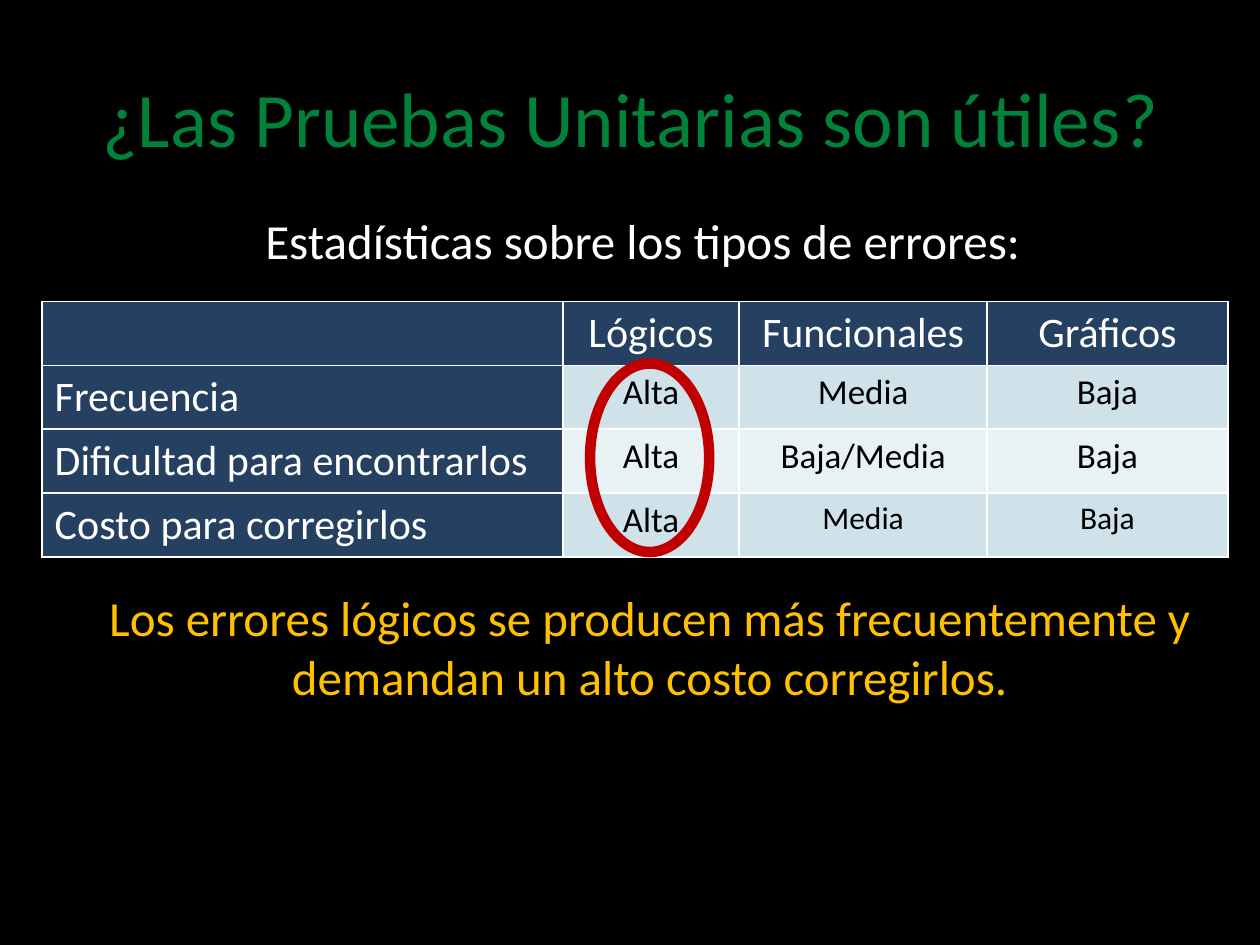
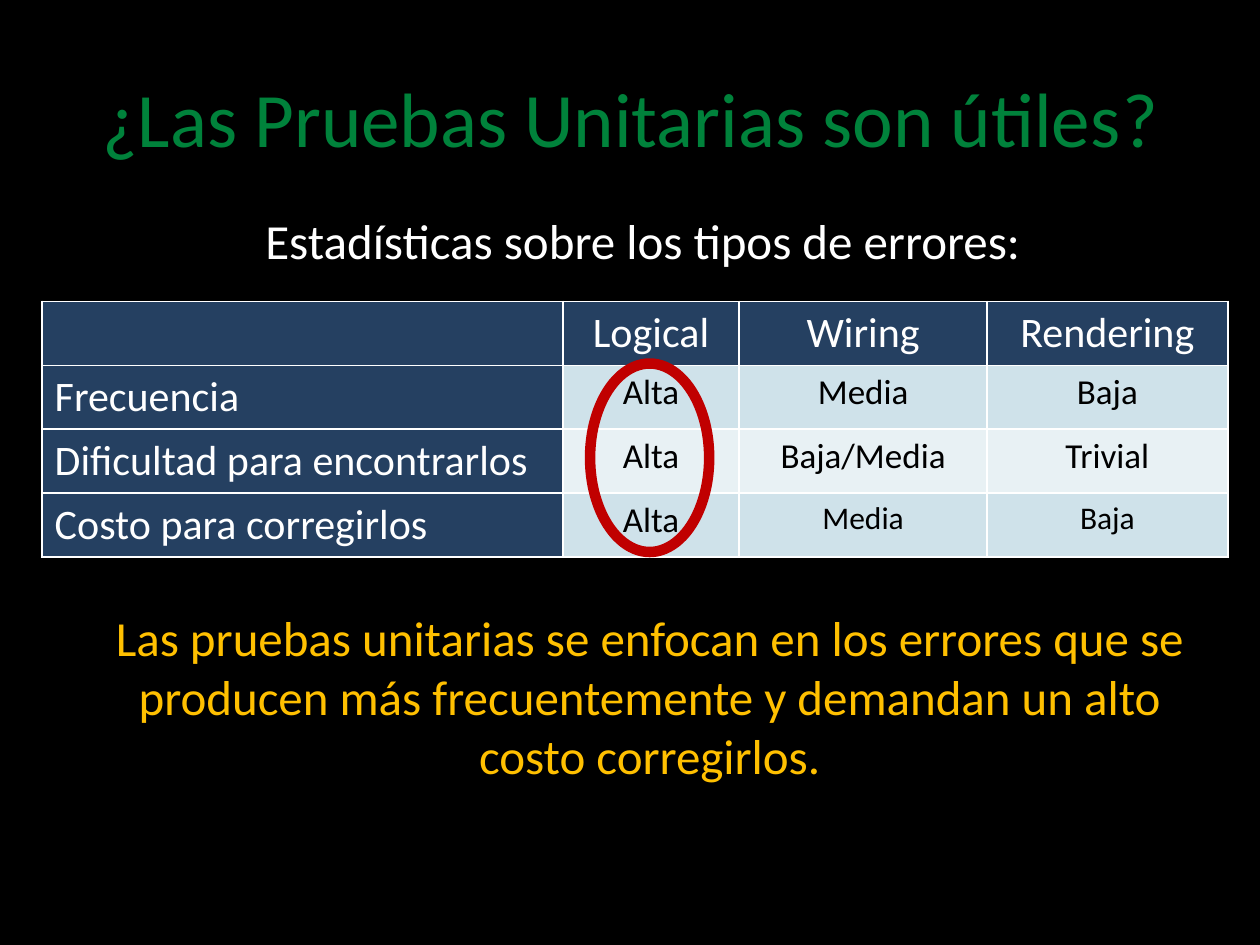
Before and after one commit to angelnunezsalazar/Test-Automation-Java, a slide deck: slide 30 of Diapositivas/1. Unit Testing.pptx (slide 28 before the commit). Drawn at 1260x945 pixels with LibreOffice and Linux fonts; fonts in the diff are those of the drawing; background and template pictures are left out. Boxes give left, top, right and bottom in pixels: in the first picture for what was removed or moved away, otherwise in the second. Text is boxed around its words. In the diff, an @@ line names an element or a change of style, - is before the commit and + after.

```diff
--- a/Diapositivas/1. Unit Testing.pptx
+++ b/Diapositivas/1. Unit Testing.pptx
@@ table at box(42, 301, 1227, 553) @@
-row 1:  | Lógicos | Funcionales | Gráficos
+row 1:  | Logical | Wiring | Rendering
-row 3, column 4: Baja
+row 3, column 4: Trivial
@@ text at box(116, 622, 1183, 783): text changed @@
-Los errores lógicos se producen más frecuentemente y demandan un alto costo corregirlos.
+Las pruebas unitarias se enfocan en los errores que se producen más frecuentemente y demandan un alto costo corregirlos.
```
Also in this commit, not shown: 10 other slides changed, 4 slides added, 3 slides removed, 13 other files.
